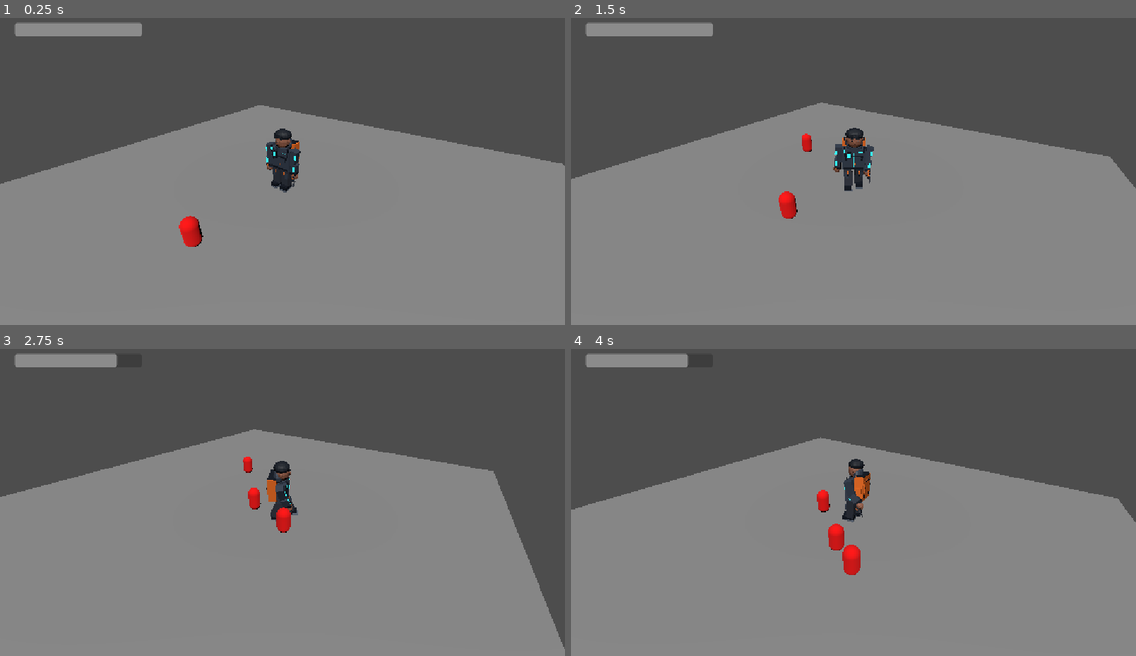
Above: before the commit, frames 1-4 (two rows, left to right).
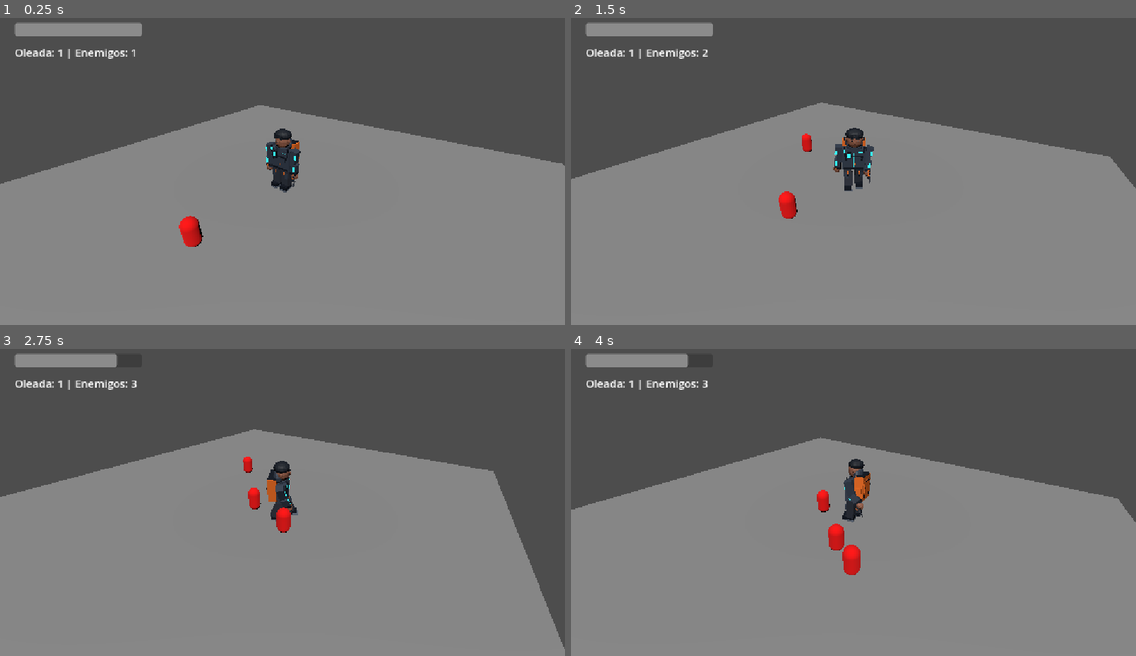
Above: after the commit, the same moments.

Repository: luismedinadl/la-ultima-ruta
Game: Godot game, scene res://scenes/test_level.tscn
Same seed, same stepped clock (60 frames per second), same inputs: the game is played once before the commit and once after it.
Inputs:
- Up to frame 1 (0.25 s): no input
- Up to frame 2 (1.5 s): hold D (move_right) 0.53-1.28 s; tap Space (attack) at 0.6 s; hold S (move_back) from 1.28 s (still down); tap R at 1.35 s
- Up to frame 3 (2.75 s): release S (move_back) at 2.03 s; hold D (move_right) from 2.03 s (still down); tap Space (attack) at 2.1 s
- Up to frame 4 (4 s): release D (move_right) at 2.78 s; hold W (move_forward) 2.78-3.53 s; tap R at 2.85 s; hold A (move_left) from 3.53 s (still down); tap Space (attack) at 3.6 s

The runs differ from the first frame. In frame 1, 0.3% of the frame differs, in the area x 2-24%, y 10-14%; in frame 2, 0.3%; in frame 3, 0.3%, in the area x 2-25%, y 10-14%; in frame 4, 0.3%.

Commit message:
Indicador de oleadas

Diff:
--- a/scenes/test_level.gd
+++ b/scenes/test_level.gd
@@ -7,6 +7,8 @@
 @onready var camera: Camera3D = $Camera3D
 @onready var health_bar: ProgressBar = $HUD/HealthBar
 @onready var game_over_label: Label = $HUD/GameOverLabel
+@onready var wave_label: Label = $HUD/WaveLabel
+@onready var enemy_spawner = $EnemySpawner
 
 
 func _ready() -> void:
@@ -29,6 +31,11 @@
 	camera.look_at(player.global_position + Vector3(0.0, 2.0, 0.0))
 	health_bar.value = player.health
 
+	wave_label.text = "Oleada: %d | Enemigos: %d" % [
+		enemy_spawner.current_wave,
+		enemy_spawner.get_child_count()
+	]
+
 	if player.is_dead:
 		game_over_label.show()
 
--- a/scenes/test_level.tscn
+++ b/scenes/test_level.tscn
@@ -53,5 +53,13 @@
 Presiona R para reiniciar"
 horizontal_alignment = 1
 
+[node name="WaveLabel" type="Label" parent="HUD" unique_id=1261797240]
+offset_left = 30.0
+offset_top = 75.0
+offset_right = 330.0
+offset_bottom = 110.0
+theme_override_font_sizes/font_size = 22
+text = "Oleada: 1 | Enemigos: 0"
+
 [node name="EnemySpawner" type="Node3D" parent="." unique_id=1814915950]
 script = ExtResource("4_x4b8f")
